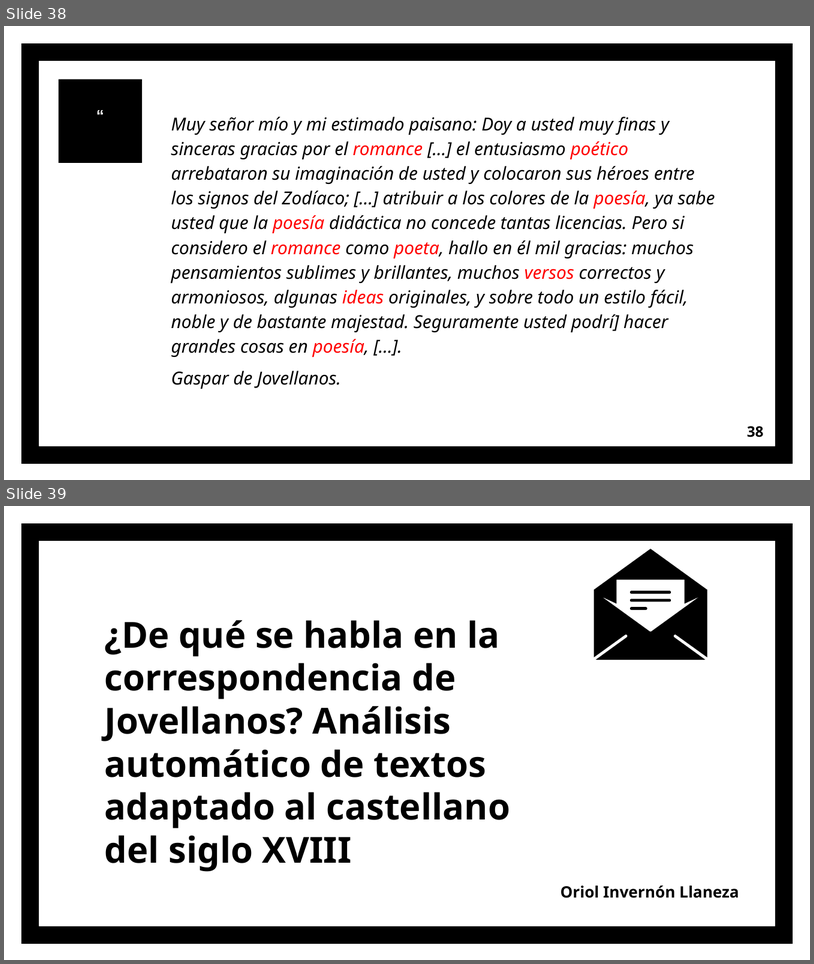
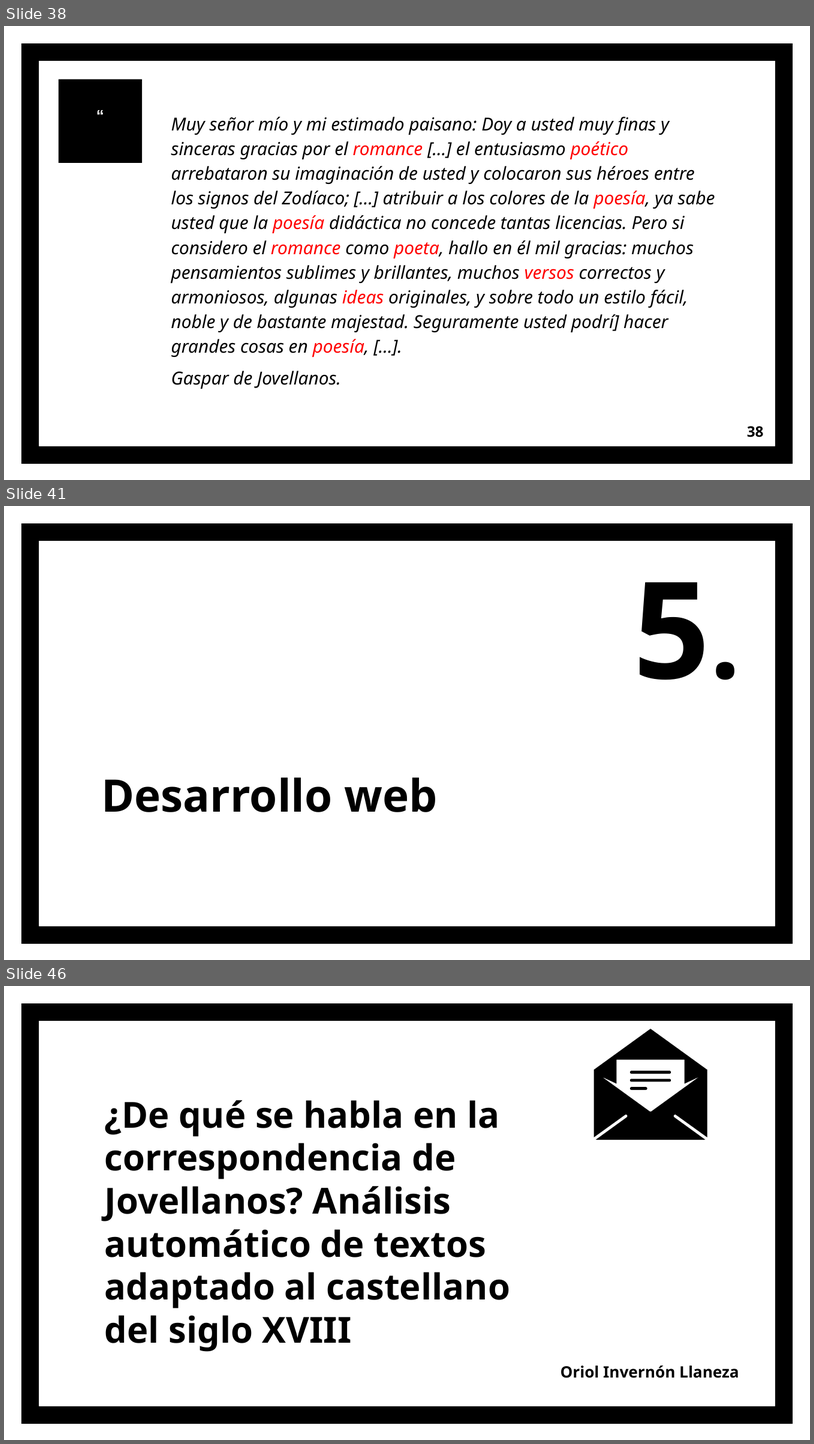
Before and after one commit to OriolInvernonLlaneza/Practicas-TFG, a slide deck: ppt/Jovellanos.pptx. Shown one above the other, each under a label of ours: slides 38 and 39 before the commit, slides 38, 41 and 46 after it; the slides between them are not shown. The pictures are 814x964 and 814x1444 pixels, drawn with LibreOffice and Linux fonts; fonts in the diff are those of the drawing. Boxes give left, top, right and bottom in pixels: in the first picture for what was removed or moved away, otherwise in the second. Text is boxed around its words. In the diff, an @@ line names an element or a change of style, - is before the commit and + after.

```diff
--- a/ppt/Jovellanos.pptx
+++ b/ppt/Jovellanos.pptx
@@ slide 41 added at bbox=[4, 506, 810, 960], background #FFFFFF; not listed: 1 template element that a slide beside it also shows @@
@@ text added at bbox=[633, 582, 710, 680], 120 pt, text #000000, bold @@
+5.
@@ title added at bbox=[101, 777, 437, 812], 40 pt, text #000000, bold @@
+Desarrollo web
@@ what was slide 39 is now slide 46 @@
```
Also in this commit, not shown: 4 slides changed, 6 other slides added, 2 other files.
